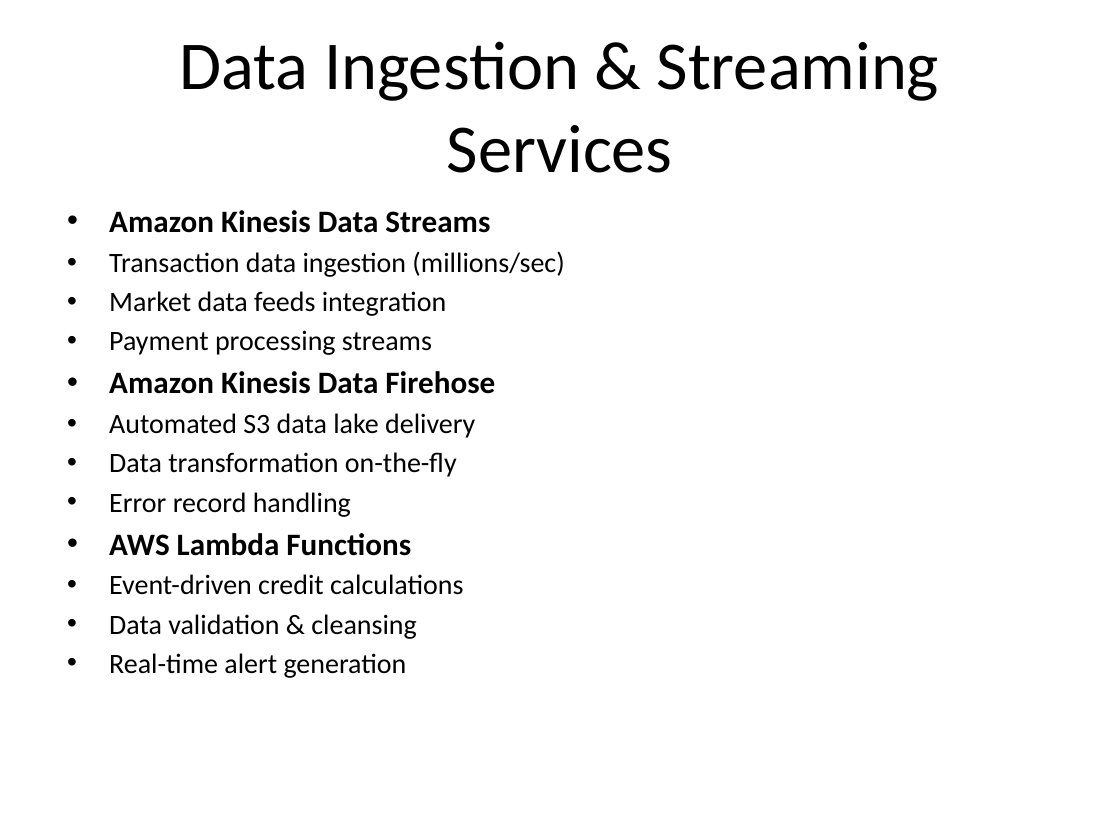
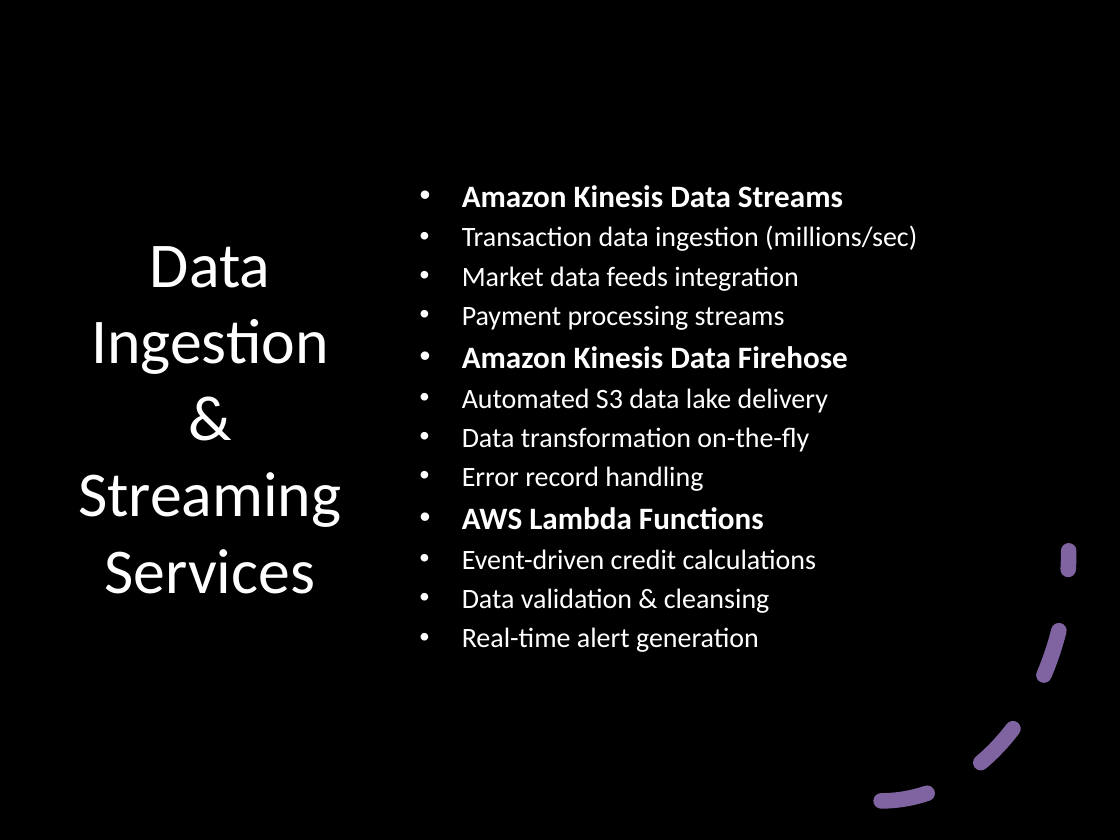
Before and after one commit to karthikvx/credit-risk-service-app, a slide deck: slide 4 of aws_credit_risk_architecture.pptx (slide 6 before the commit). Drawn at 1120x840 pixels with LibreOffice and Linux fonts; fonts in the diff are those of the drawing; background and template pictures are left out; a plain dark background stands for a picture behind light text. Boxes give left, top, right and bottom in pixels: in the first picture for what was removed or moved away, otherwise in the second. Text is boxed around its words. In the diff, an @@ line names an element or a change of style, - is before the commit and + after.

```diff
--- a/aws_credit_risk_architecture.pptx
+++ b/aws_credit_risk_architecture.pptx
@@ background #FFFFFF to picture (left out) @@
@@ rectangle added at (0, 0, 1120, 840), fill #000000 @@
@@ title "Data Ingestion & Streaming Services": place and size @@
-title "Data Ingestion & Streaming Services" at (180, 41, 939, 173)
+title "Data Ingestion & Streaming Services" at (78, 246, 341, 594)
@@ title "Data Ingestion & Streaming Services" at (78, 246, 341, 594): size 44 to 41 pt, text colour #000000 to #FFFFFF @@
@@ text "Amazon Kinesis Data Streams": place and size @@
-text "Amazon Kinesis Data Streams" at (109, 210, 564, 678)
+text "Amazon Kinesis Data Streams" at (462, 185, 917, 652)
@@ text "Amazon Kinesis Data Streams" at (462, 185, 917, 652): text colour #000000 to #FFFFFF; vertical alignment top to middle @@
@@ arc (boxed as its full ellipse) added at (693, 301, 1068, 802), outline #8064A2 10 pt dashed @@
```
Also in this commit, not shown: 17 other slides changed, 3 slides removed.
